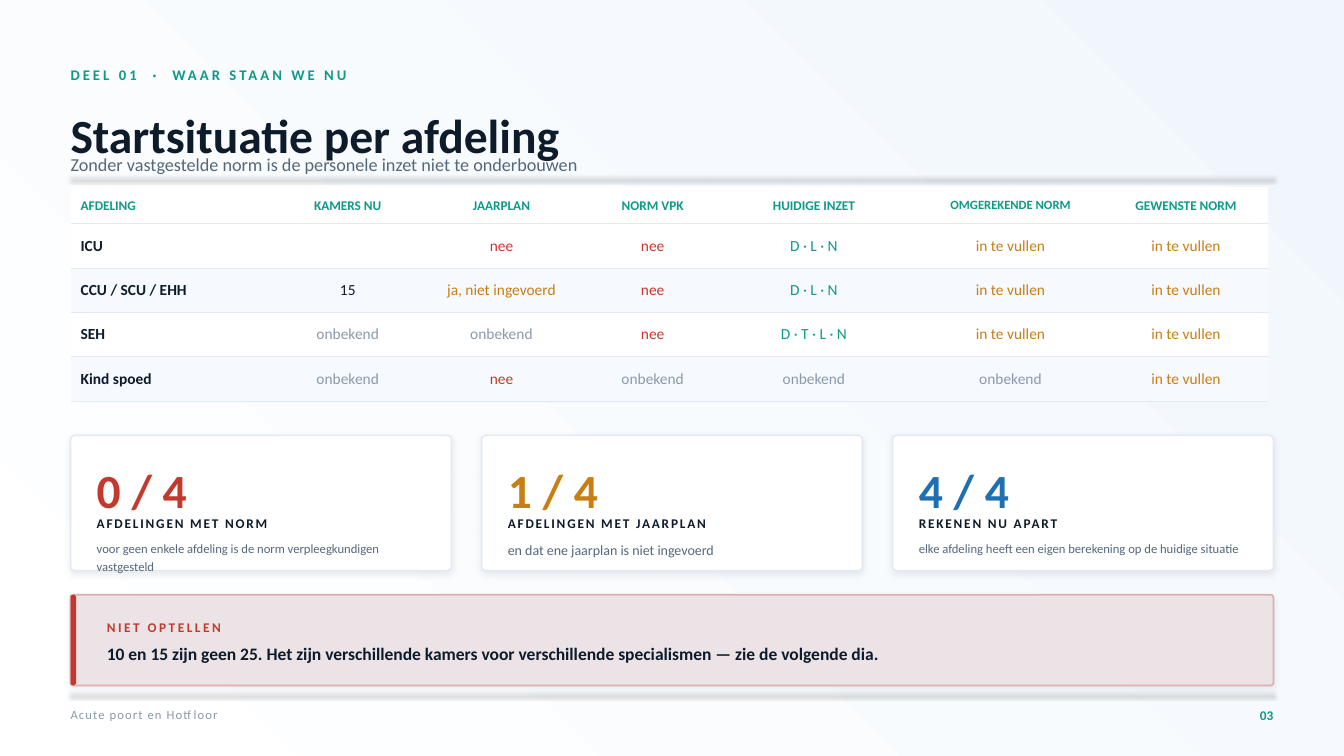
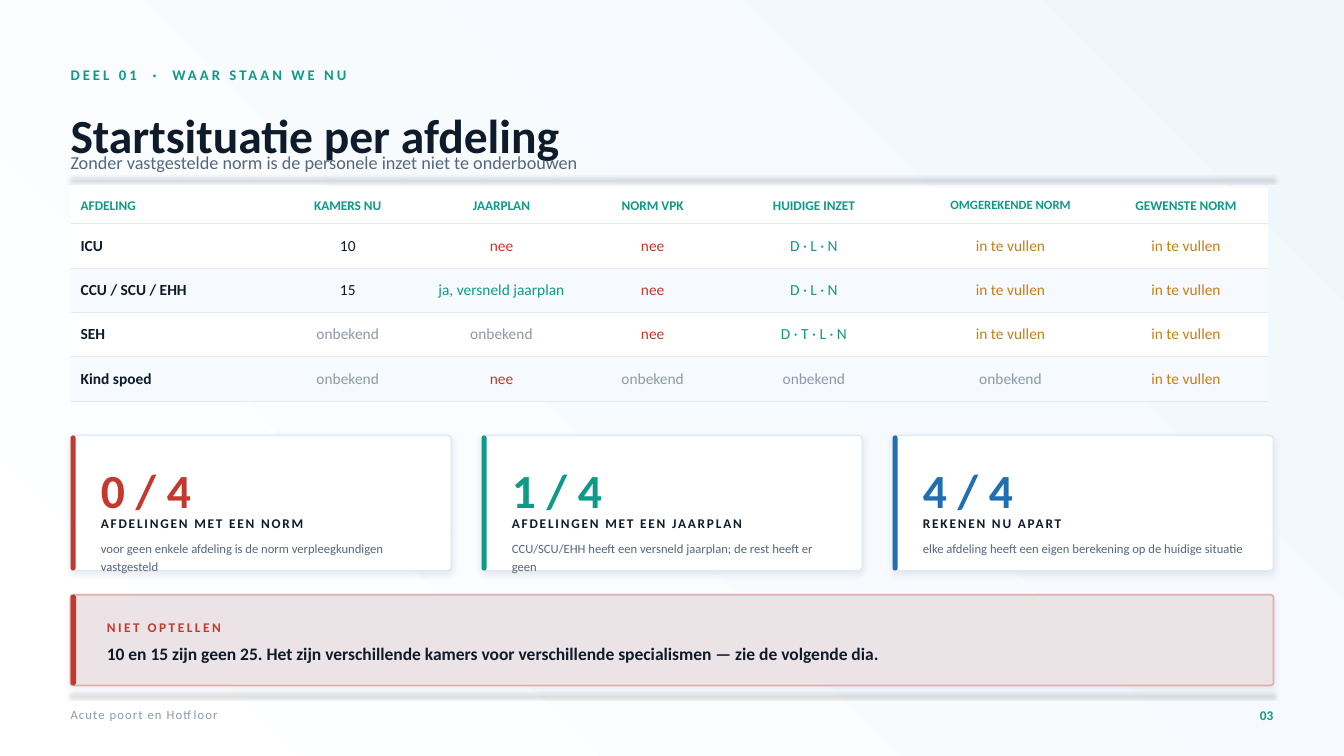
Before and after one commit to maximvn/maxi, a slide deck: slide 3 of docs/whiteboard/Acute-poort-en-Hotfloor.pptx. Drawn at 1344x756 pixels with LibreOffice and Linux fonts; fonts in the diff are those of the drawing. Boxes give left, top, right and bottom in pixels: in the first picture for what was removed or moved away, otherwise in the second. Text is boxed around its words. In the diff, an @@ line names an element or a change of style, - is before the commit and + after.

```diff
--- a/docs/whiteboard/Acute-poort-en-Hotfloor.pptx
+++ b/docs/whiteboard/Acute-poort-en-Hotfloor.pptx
@@ table at [71, 188, 1268, 401] @@
-row 3, column 3: ja, niet ingevoerd
+row 3, column 3: ja, versneld jaarplan
@@ text colour #FFFFFF to #0D1B2A in "10" @@
@@ rounded rectangle added at [71, 436, 76, 571], fill #C4392D @@
@@ rounded rectangle added at [482, 436, 487, 571], fill #0E9A87 @@
@@ rounded rectangle added at [893, 436, 898, 571], fill #1F6FB2 @@
@@ text "0 / 4": place and size @@
-text "0 / 4" at [97, 477, 187, 520]
+text "0 / 4" at [101, 477, 191, 520]
@@ text "1 / 4" at [512, 477, 602, 520]: text colour #C87E12 to #0E9A87 @@
@@ text "4 / 4": place and size @@
-text "4 / 4" at [919, 477, 1009, 520]
+text "4 / 4" at [923, 477, 1013, 520]
@@ text "voor geen enkele afdeling is ...": place and size @@
-text "voor geen enkele afdeling is ..." at [97, 544, 379, 573]
+text "voor geen enkele afdeling is ..." at [101, 544, 383, 573]
@@ text at [101, 519, 303, 528]: text changed @@
-AFDELINGEN MET NORM
+AFDELINGEN MET EEN NORM
@@ text at [512, 519, 742, 528]: text changed @@
-AFDELINGEN MET JAARPLAN
+AFDELINGEN MET EEN JAARPLAN
@@ text "elke afdeling heeft een eigen ...": place and size @@
-text "elke afdeling heeft een eigen ..." at [919, 544, 1239, 555]
+text "elke afdeling heeft een eigen ..." at [923, 544, 1243, 555]
@@ text "REKENEN NU APART" rewrapped from [920, 512, 1248, 536] to [924, 512, 1248, 536] @@
@@ text at [512, 544, 813, 573]: text changed; size 10 to 9 pt @@
-en dat ene jaarplan is niet ingevoerd
+CCU/SCU/EHH heeft een versneld jaarplan; de rest heeft er geen
```
Also in this commit, not shown: 17 other slides changed, 3 slides added, 4 slides removed, 3 other files.
